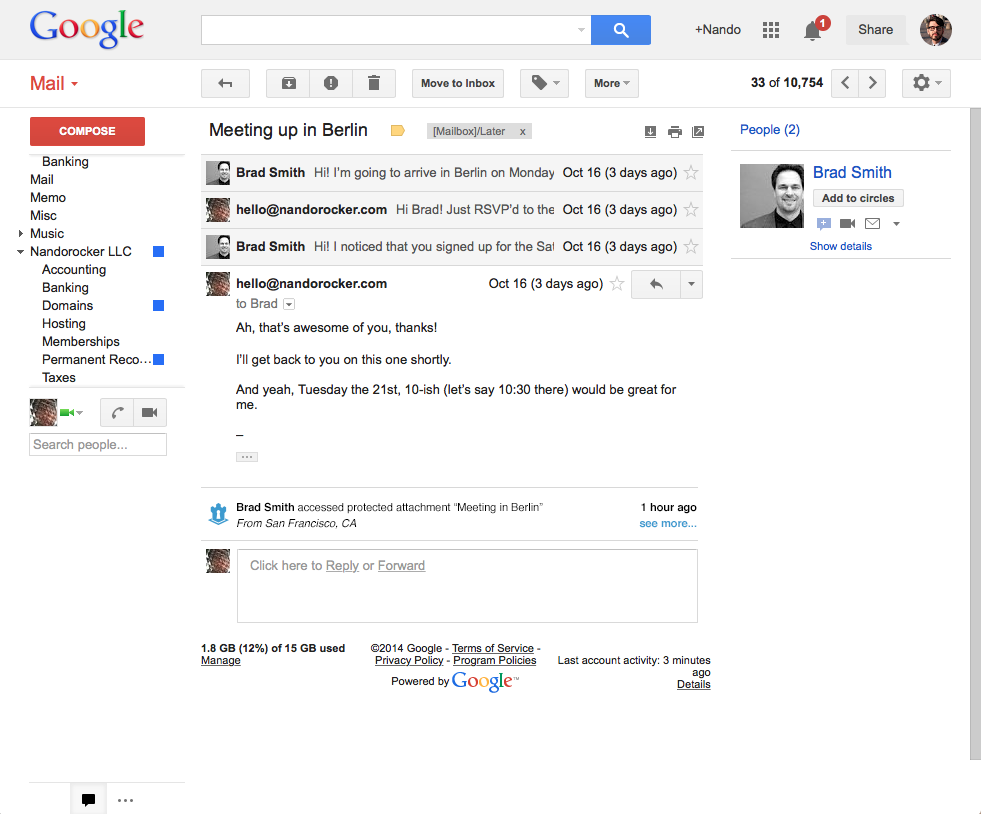
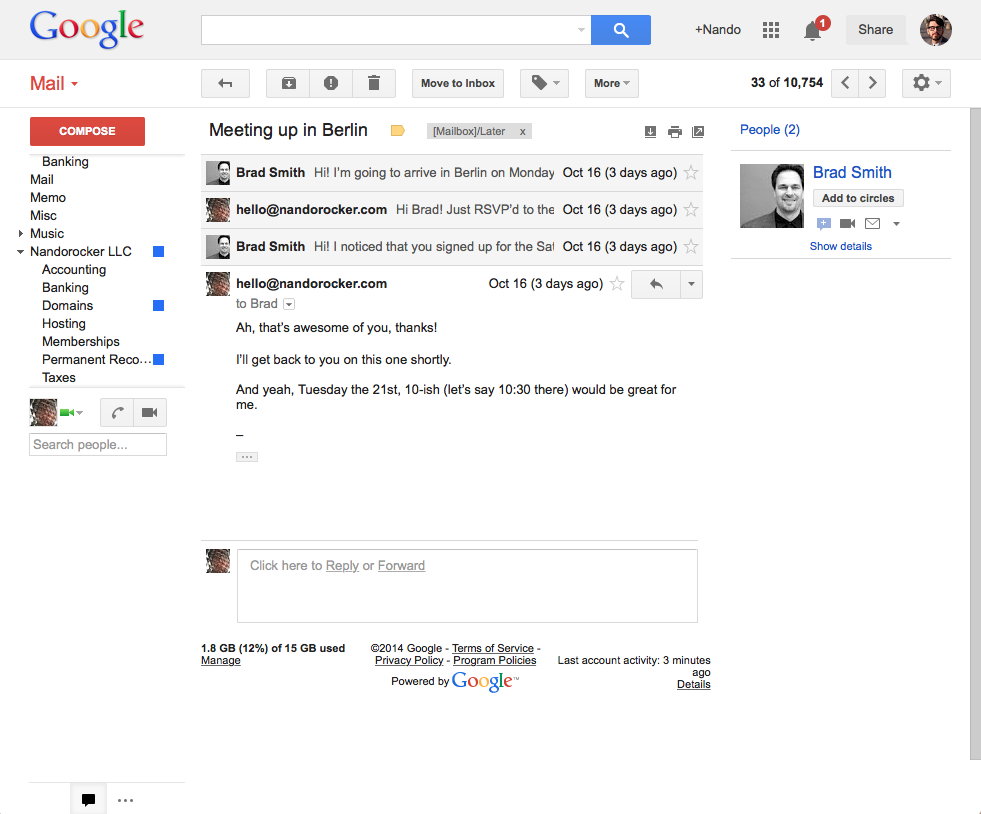
Two versions of the same layered image (981px x 814px). Layer-by-layer changes:
hid "divider" over [201, 487, 698, 488]
hid "1 hour ago see more..." over [639, 503, 697, 528]
hid "Brad Smith accessed protected attachment “Meeting in Berlin” Fr" over [237, 502, 543, 529]
hid "keepsafe-logo-cropped" (2nd of 2, in "Gmail") over [208, 503, 229, 525]
added layer "Layer 8" in group "Gmail" over [201, 487, 698, 529]
